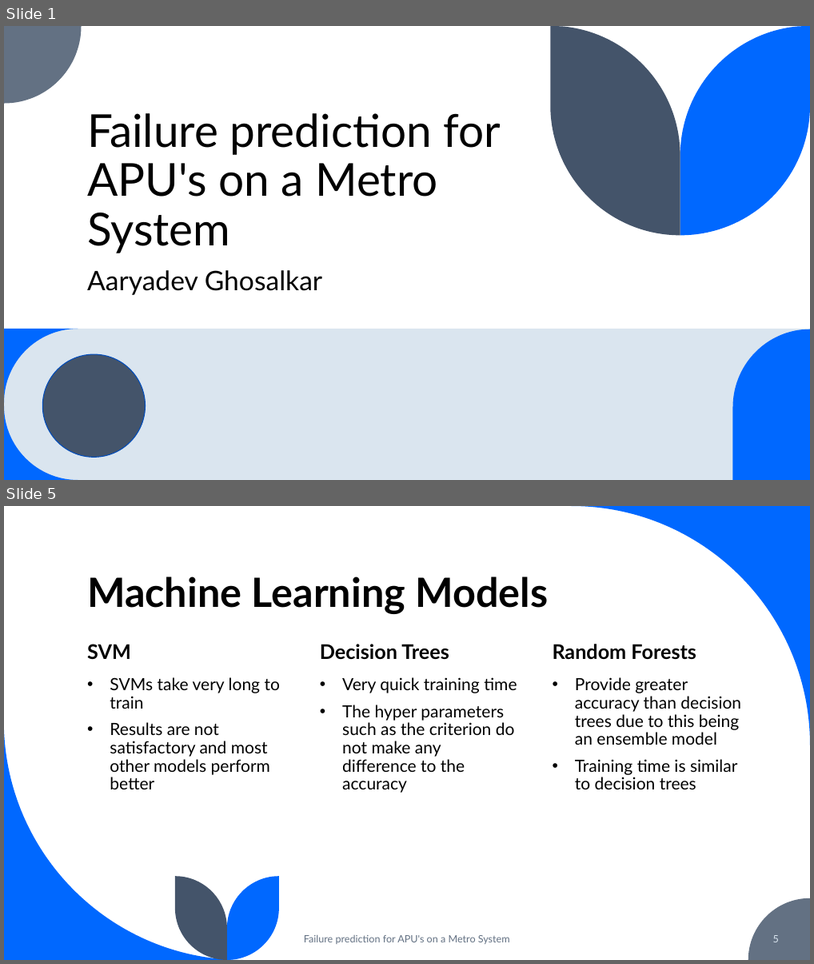
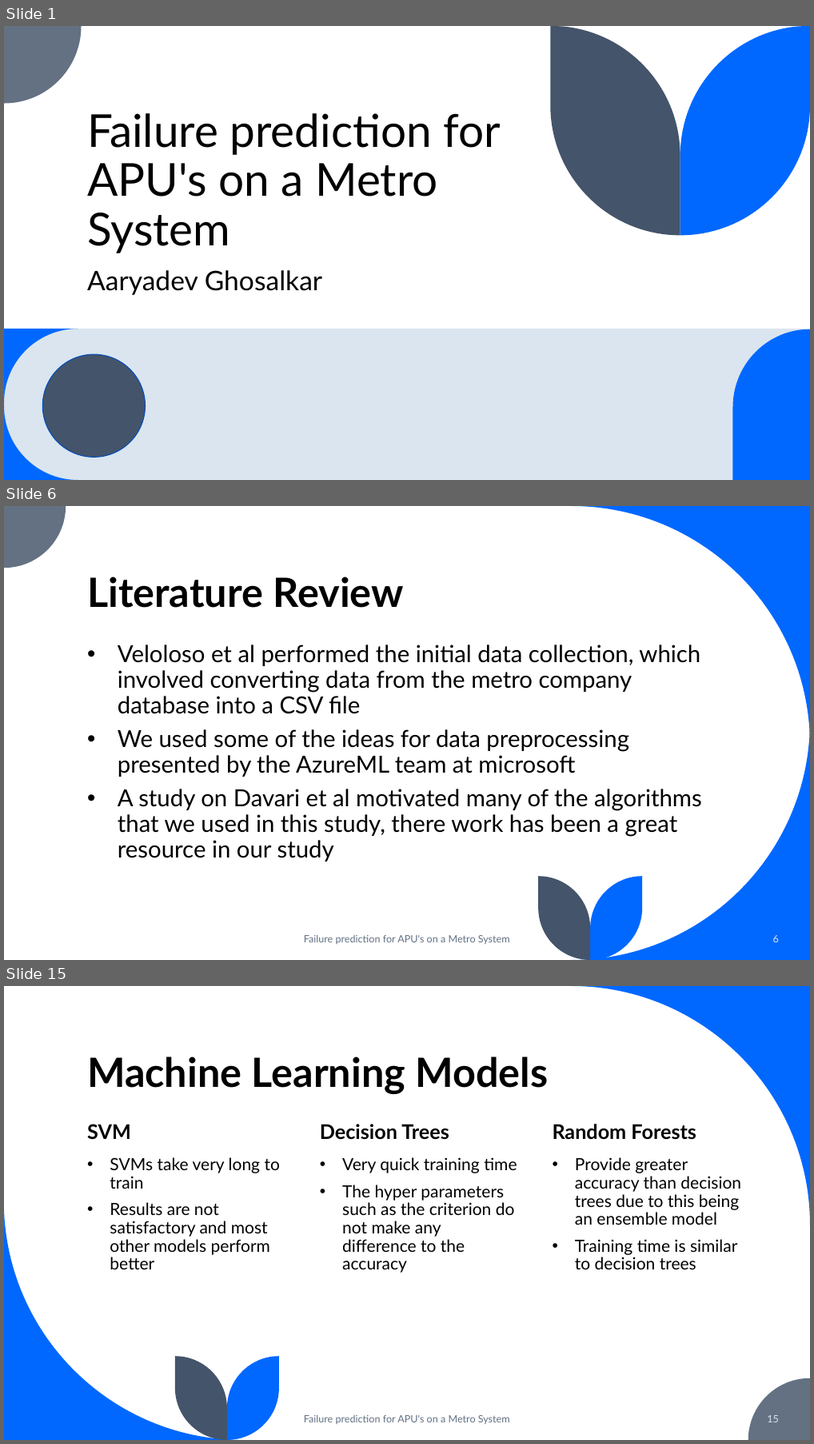
Before and after one commit to aaryadevg/Metro_PdM_Research, a slide deck: Paper/Viva.pptx. Shown one above the other, each under a label of ours: slides 1 and 5 before the commit, slides 1, 6 and 15 after it; the slides between them are not shown. The pictures are 814x964 and 814x1444 pixels, drawn with LibreOffice and Linux fonts; fonts in the diff are those of the drawing. Boxes give left, top, right and bottom in pixels: in the first picture for what was removed or moved away, otherwise in the second. Text is boxed around its words. In the diff, an @@ line names an element or a change of style, - is before the commit and + after.

```diff
--- a/Paper/Viva.pptx
+++ b/Paper/Viva.pptx
@@ slide 6 added at bbox=[4, 506, 810, 960], background #FFFFFF @@
@@ freeform shape added at bbox=[4, 506, 66, 568], fill #637183 @@
@@ freeform shape added at bbox=[571, 506, 810, 745], fill #0068FF @@
@@ title added at bbox=[87, 576, 404, 608], 48 pt, text #000000, bold @@
+Literature Review
@@ text added at bbox=[118, 644, 702, 861], 28 pt, text #000000 @@
+• Veloloso et al performed the initial data collection, which involved converting data from the metro company database into a CSV file
+• We used some of the ideas for data preprocessing presented by the AzureML team at microsoft
+• A study on Davari et al motivated many of the algorithms that we used in this study, there work has been a great resource in our study
@@ freeform shape added at bbox=[571, 720, 810, 960], fill #0068FF @@
@@ freeform shape added at bbox=[539, 876, 591, 960], fill #44546A @@
@@ freeform shape added at bbox=[591, 876, 643, 960], fill #0068FF @@
@@ text added at bbox=[304, 935, 510, 944], 12 pt, text #637183 @@
+Failure prediction for APU's on a Metro System
@@ page number added at bbox=[774, 935, 779, 942], 12 pt, text #DAE5EF @@
+6
@@ what was slide 5 is now slide 15 @@
@@ page number at bbox=[767, 1415, 779, 1422]: text changed @@
-5
+15
```
Also in this commit, not shown: 5 slides changed, 11 other slides added, 15 other files.
